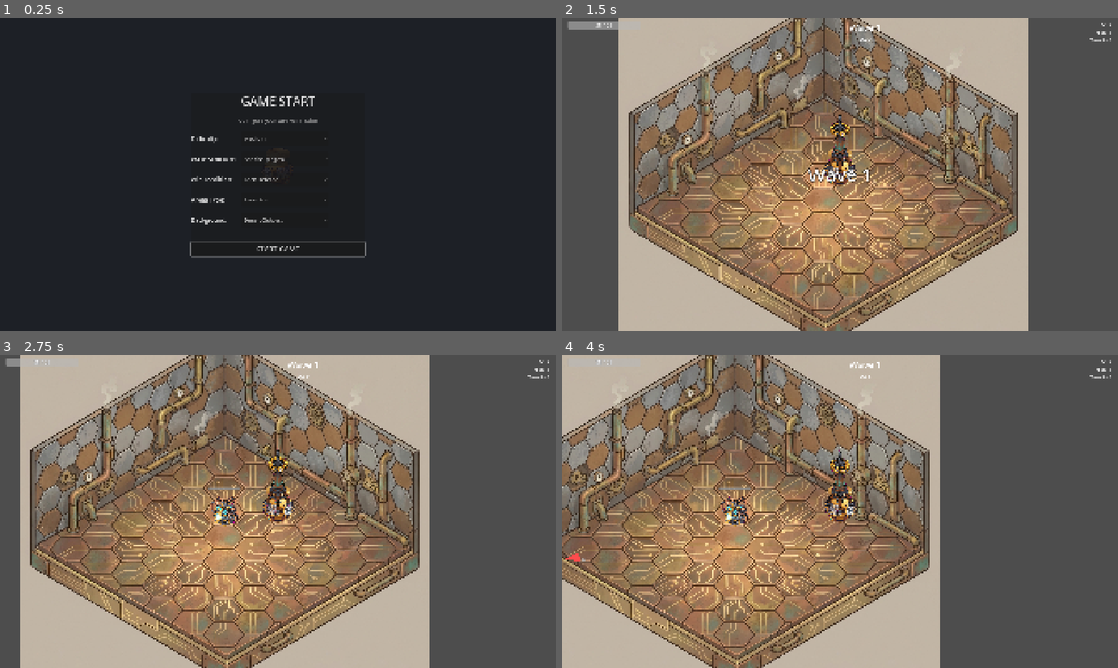
Above: before the commit, frames 1-4 (two rows, left to right).
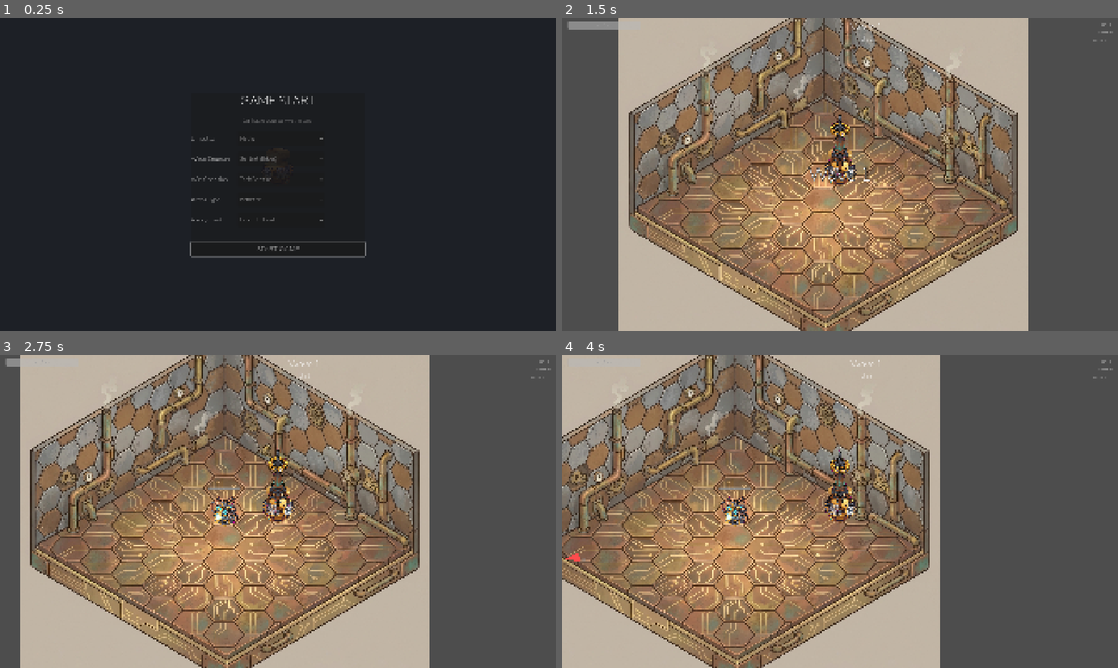
Above: after the commit, the same moments.

Repository: arebolledo2/turret-game
Game: Godot game, scene res://scenes/main.tscn
Two runs of this game, one before a commit and one after it. Both use one fixed random seed, a clock stepped at 60 frames per second and the inputs below.
Inputs (mouse positions are in pixels of both pictures, inside the frame that each line leads up to):
- Up to frame 1 (0.25 s): no input
- Up to frame 2 (1.5 s): click "START GAME" at 0.5 s; tap Enter at 1.25 s; move the mouse to (962, 158) at 1.27 s; hold D (move_right) from 1.28 s (still down); tap F (pickup_turret) at 1.35 s; click (962, 158) at 1.42 s
- Up to frame 3 (2.75 s): release D (move_right) at 2 s; drag from (166, 527) to (250, 574) at 2.02 s
- Up to frame 4 (4 s): move the mouse to (895, 442) at 2.77 s; hold D (move_right) 2.78-3.5 s; hold Shift 2.78-3.5 s; drag from (812, 574) to (840, 511) at 3.52 s

The runs differ from the first frame. In frame 1, 1.0% of the frame differs, in the area x 34-59%, y 24-75%; in frame 2, 0.4%; in frame 3, 0.2%; in frame 4, 0.2%.

Commit message:
refactor(ui): add explicit ID to font resource in ui_theme.tres
Added an explicit ID to the NunitoSans-Regular font resource declaration. This ensures the resource is correctly mapped to the ID used by the default_font property, maintaining consistency in the Godot resource file format.

Diff:
--- a/resources/ui_theme.tres
+++ b/resources/ui_theme.tres
@@ -1,5 +1,5 @@
 [gd_resource type="Theme" format=3]
-[ext_resource type="FontFile" uid="uid://b7m4p8d9k2xqr" path="res://assets/fonts/NunitoSans-Regular.ttf"]
+[ext_resource type="FontFile" uid="uid://b7m4p8d9k2xqr" id="1" path="res://assets/fonts/NunitoSans-Regular.ttf"]
 
 [resource]
 default_font = ExtResource("1")
